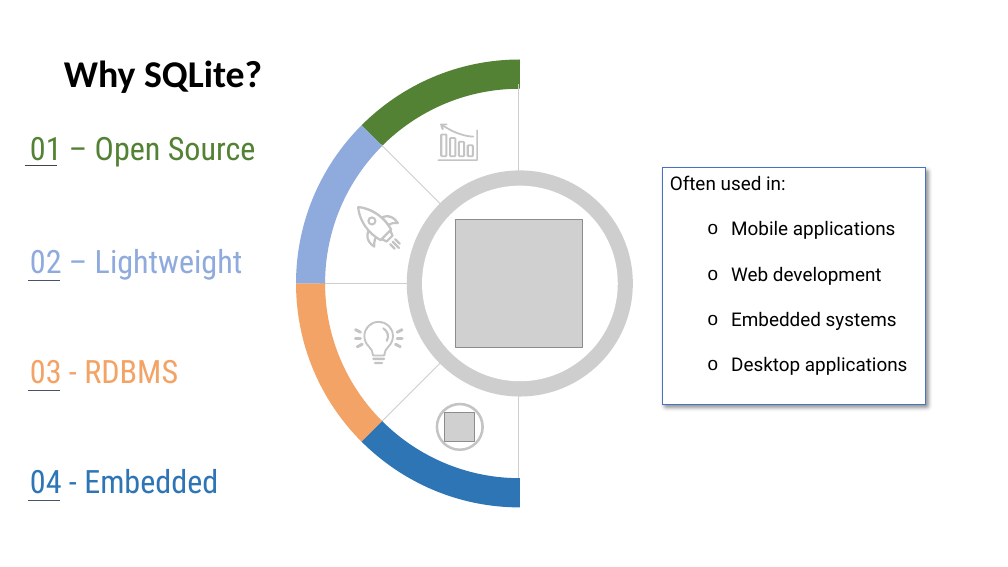
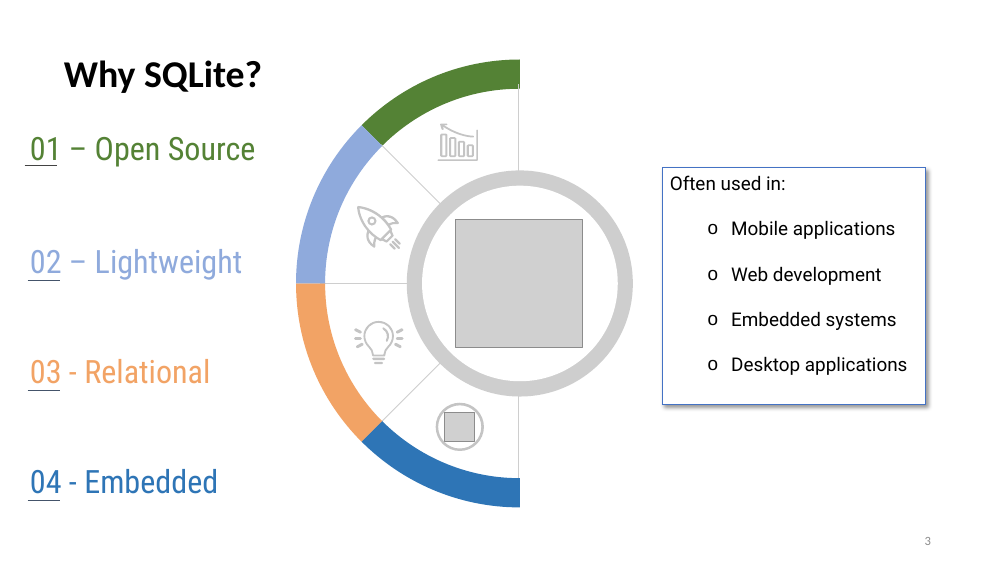
Before and after one commit to AntonioPirani/SQLiteProject, a slide deck: slide 3 of Presentation.pptx. Drawn at 1008x567 pixels with LibreOffice and Linux fonts; fonts in the diff are those of the drawing; grey boxes stand for pictures. Boxes give left, top, right and bottom in pixels: in the first picture for what was removed or moved away, otherwise in the second. Text is boxed around its words. In the diff, an @@ line names an element or a change of style, - is before the commit and + after.

```diff
--- a/Presentation.pptx
+++ b/Presentation.pptx
@@ text at (x1=30, y1=359, x2=210, y2=391): text changed @@
-03 - RDBMS
+03 - Relational
@@ page number added at (x1=925, y1=537, x2=931, y2=545), 12 pt, text #8C8C8C @@
+3
```
Also in this commit, not shown: 20 other slides changed, 3 slides added.
